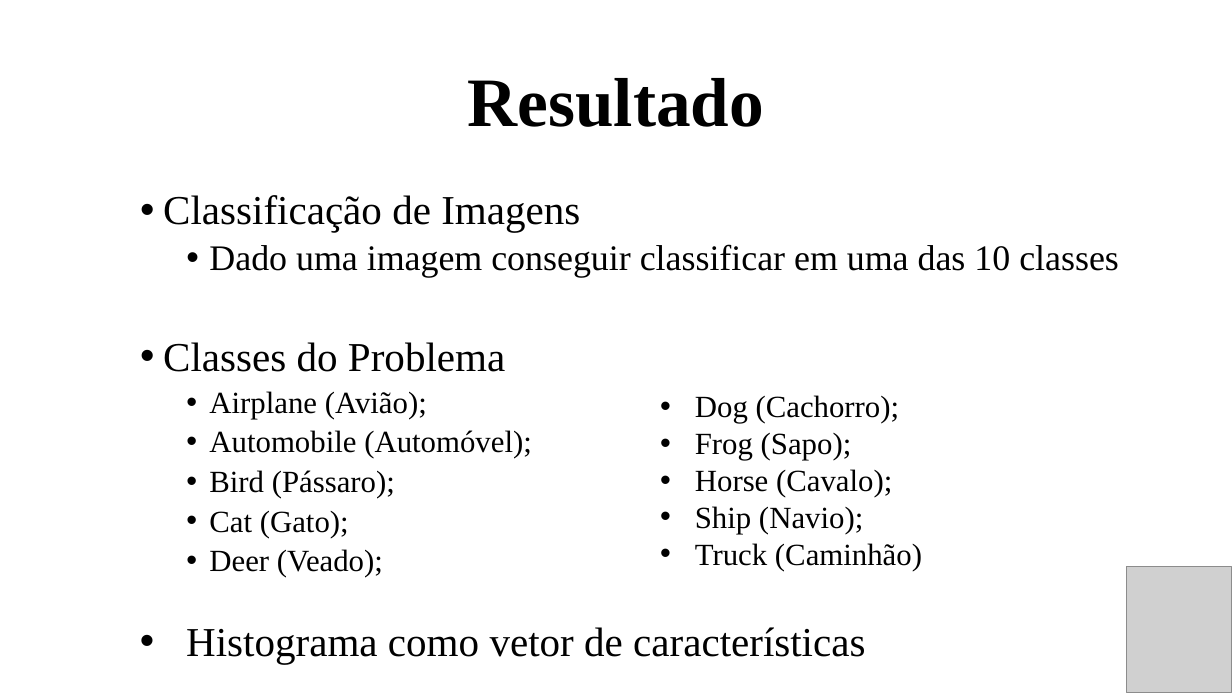
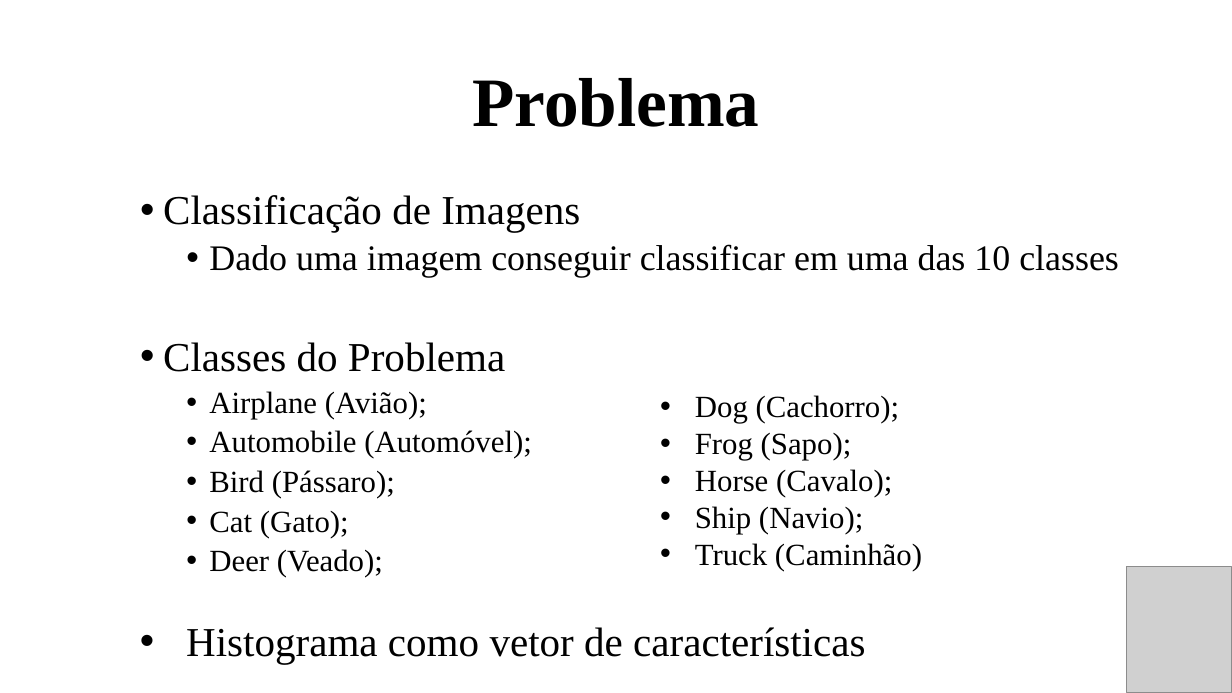
Before and after one commit to RannieryDias/Projeto_IA, a slide deck: slide 5 of apresentacao/Projeto Apresentação.pptx. Drawn at 1232x693 pixels with LibreOffice and Linux fonts; fonts in the diff are those of the drawing; grey boxes stand for pictures. Boxes give left, top, right and bottom in pixels: in the first picture for what was removed or moved away, otherwise in the second. Text is boxed around its words. In the diff, an @@ line names an element or a change of style, - is before the commit and + after.

```diff
--- a/apresentacao/Projeto Apresentação.pptx
+++ b/apresentacao/Projeto Apresentação.pptx
@@ title at [472, 78, 759, 127]: text changed @@
-Resultado
+Problema
```
Also in this commit, not shown: 1 other slide changed, 1 slide added, 1 slide removed, 8 other files.
